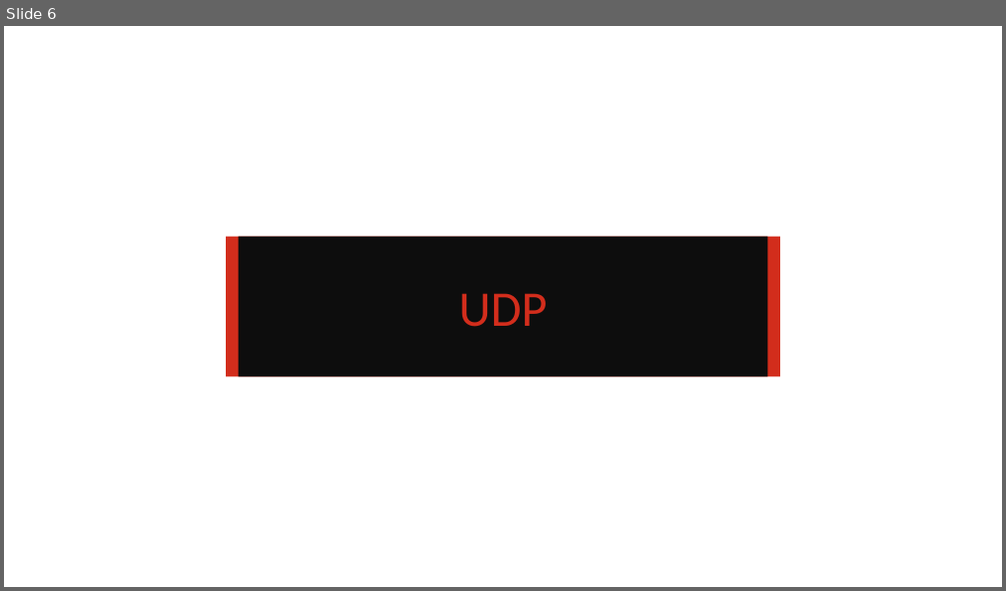
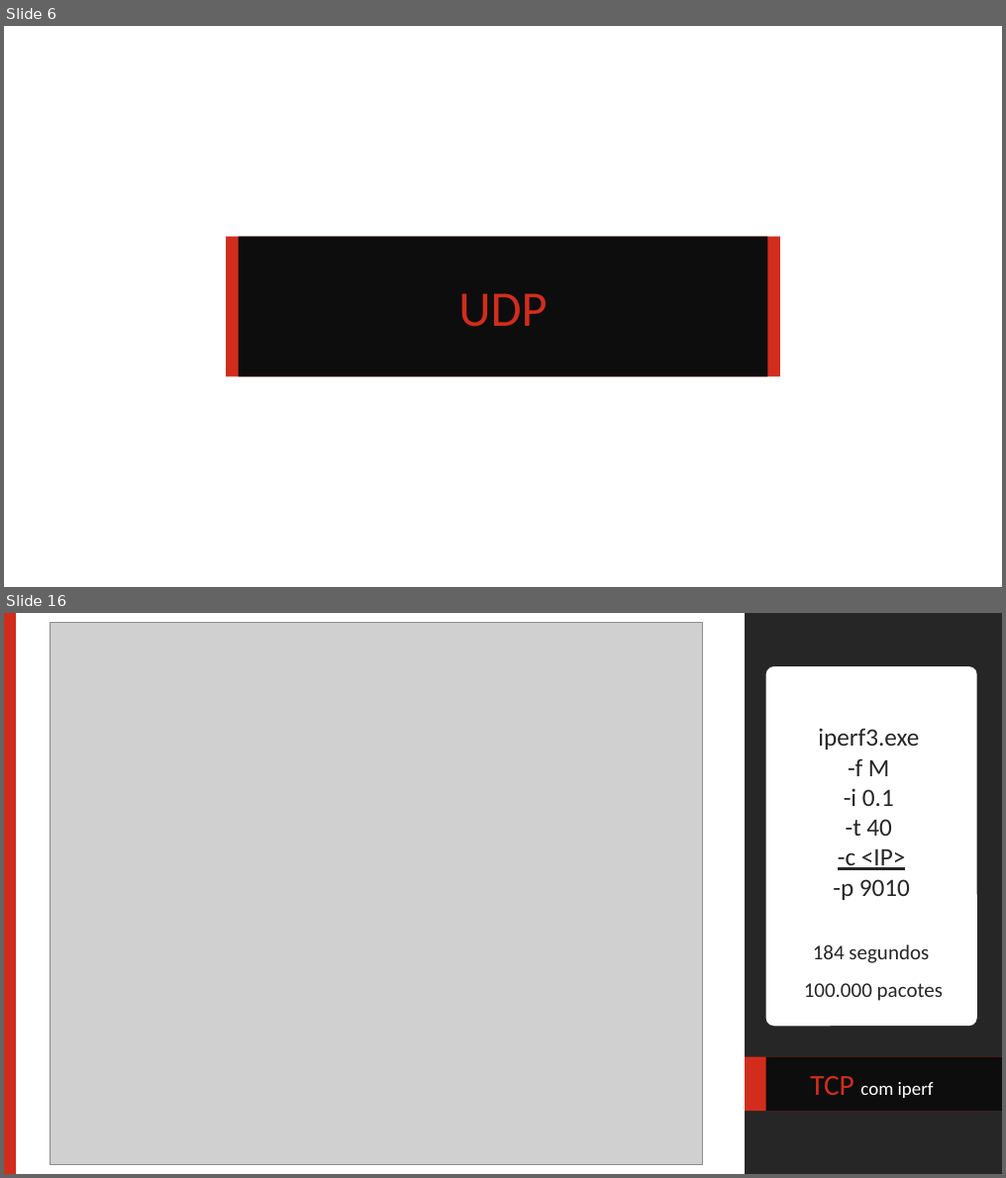
Before and after one commit to brunopozzebon/WebTrafficAnalizer, a slide deck: redes.pptx. Shown one above the other, each under a label of ours: slide 6 before the commit, slides 6 and 16 after it; the slides between them are not shown. The pictures are 1006x591 and 1006x1178 pixels, drawn with LibreOffice and Linux fonts; fonts in the diff are those of the drawing; grey boxes stand for pictures; background and template pictures are left out. Boxes give left, top, right and bottom in pixels: in the first picture for what was removed or moved away, otherwise in the second. Text is boxed around its words. In the diff, an @@ line names an element or a change of style, - is before the commit and + after.

```diff
--- a/redes.pptx
+++ b/redes.pptx
@@ slide 16 added at bbox=[4, 613, 1002, 1174], background #FFFFFF @@
@@ rectangle added at bbox=[4, 613, 16, 1174], fill #D22D1C @@
@@ picture added at bbox=[50, 622, 703, 1164] @@
@@ rectangle added at bbox=[746, 613, 1002, 1174], fill #262626 @@
@@ rounded rectangle added at bbox=[766, 666, 977, 1026], fill #FFFFFF, 24 pt, text #262626 @@
+iperf3.exe
+-f M
+-i 0.1
+-t 40
+-c <IP>
+-p 9010
@@ text added at bbox=[804, 945, 943, 1001], 20 pt, text #262626 @@
+184 segundos
+100.000 pacotes
@@ rectangle added at bbox=[746, 1057, 1002, 1111], fill #D22D1C @@
@@ rectangle added at bbox=[766, 1057, 1002, 1111], fill #0D0D0D @@
@@ text added at bbox=[810, 1076, 934, 1098], 18 pt, text #FFFFFF @@
+TCP com iperf
```
Also in this commit, not shown: 3 slides changed, 6 other slides added, 3 other files.
